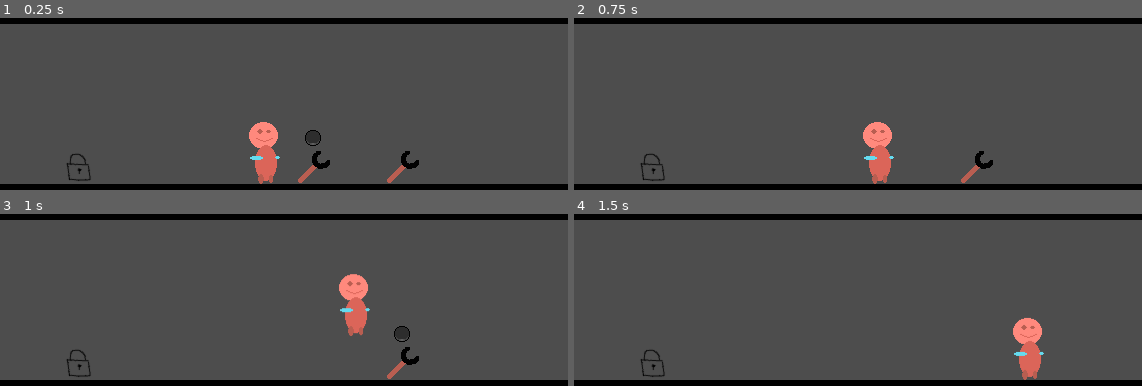
Above: before the commit, frames 1-4 (two rows, left to right).
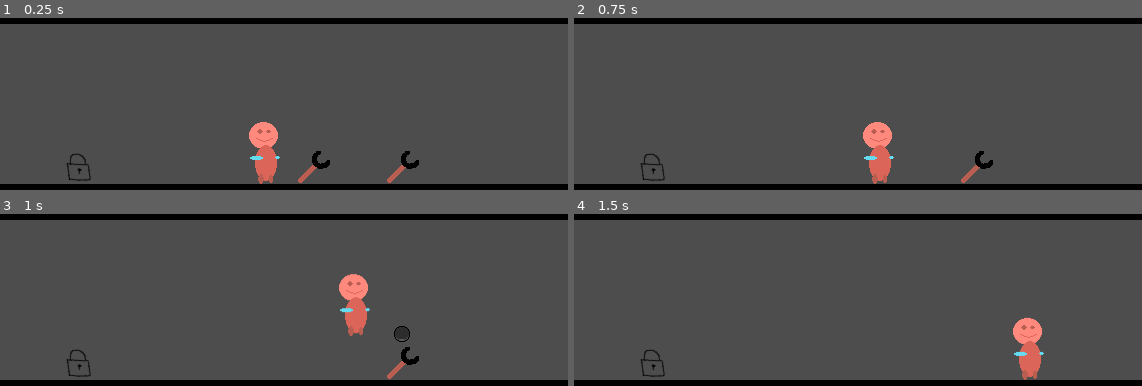
Above: after the commit, the same moments.

Repository: panorb/ludum-dare-58
Game: Godot game, scene res://game/game.tscn
The game is run twice, just before and just after one commit, with the same random seed, the same clock (stepped at 60 frames per second) and the same inputs.
Inputs:
- Up to frame 1 (0.25 s): no input
- Up to frame 2 (0.75 s): tap Enter at 0.5 s; hold Right (move_right) from 0.53 s (still down); tap W (interact) at 0.6 s
- Up to frame 3 (1 s): keep holding Right (move_right); tap Space (jump) at 0.77 s
- Up to frame 4 (1.5 s): keep holding Right (move_right); tap W (interact) at 1.35 s

The runs differ from the first frame. In frame 1, 0.2% of the frame differs, in the area x 53-57%, y 65-75%; in frame 2, nothing differs; in frame 3, nothing differs; in frame 4, nothing differs.

Commit message:
Cleanup for inventory functionality

Diff:
--- a/godot/game/inventory.gd
+++ b/godot/game/inventory.gd
@@ -8,15 +8,11 @@
 func add_item(item, count=1):
 	for i in range(count):
 		items.append(item)
-	print("added "+item)
 
 func remove_item(item, count=1):
 	for i in range(count):
 		items.erase(item)
-	print("removed "+item)
 
 func has_item(item, count=1):
-	print("asking for "+item)
 	var has_count = items.count(item)
-	print("have "+str(has_count))
 	return has_count >= count
--- a/godot/interactable/interactable.gd
+++ b/godot/interactable/interactable.gd
@@ -1,42 +1,52 @@
 class_name Interactable
 extends Area2D
 
-#func _ready() -> void:
-#	body_entered.connect(_on_player_entered)
-#	body_exited.connect(_on_player_exited)
-
 @export var active = true
 
+# activates interactable so that it becomes usable again
 func activate():
 	active = true
+	$CollisionShape2D.disabled = false
+
+# deactivates interactable, can no longer be used until re-activated
 func deactivate():
 	active = false
+	$CollisionShape2D.disabled = true
 	$ButtonPromptSprite.visible = false
 
-func can_detect():
-	print("default detect")
+# if true, show the button prompt
+func can_detect(): # overwrite in child scenes & scripts
 	return true
 
-func can_interact():
-	print("default interact")
+# if true, player can successfully interact
+func can_trigger(): # overwrite in child scenes & scripts
 	return true
 
+# what should happen when the player interacts
 func on_trigger(): # overwrite in child scenes & scripts
 	print("Trigger pressed, but behavior not overwritten!")
 
+# what should happen if the player tries to interact, but it doesn't work
+func on_trigger_failed(): # overwrite in child scenes & scripts
+	print("Cannot interact -> not triggered")
+
+# try to interact with the interactable
 func trigger():
-	if can_interact():
+	if can_trigger():
 		on_trigger()
+	else:
+		on_trigger_failed()
 
-func on_player_enter():
+# becomes targeted by player
+func player_enter():
 	if not active:
 		return
 	if not can_detect():
-		print("cannot detect")
 		return
 	$ButtonPromptSprite.visible = true
 
-func on_player_exit():
+# becomes no longer targeted by player
+func player_exit():
 	if not active:
 		return
 	$ButtonPromptSprite.visible = false
--- a/godot/interactable/lock_wrench.gd
+++ b/godot/interactable/lock_wrench.gd
@@ -7,16 +7,16 @@
 		return false
 	return %Inventory.has_item("wrench")
 
-func can_interact():
+func can_trigger():
 	if open:
 		return false
-	print("Im a lock and I want a wrench!")
 	return %Inventory.has_item("wrench")
 
 func on_trigger():
-	if not can_interact():
-		return
 	%Inventory.remove_item("wrench")
 	print("lock open")
 	open = true
 	deactivate()
+
+func on_trigger_failed():
+	print("Ya need a wrench!")
--- a/godot/player/player.gd
+++ b/godot/player/player.gd
@@ -35,7 +35,7 @@
 	move_and_slide()
 
 	# Interactables
-	if interactables_in_reach.size() > 0:
+	if interactables_in_reach.size() > 0 and velocity != Vector2.ZERO:
 		var closest = interactables_in_reach[0]
 		if interactables_in_reach.size() > 1:
 			var closest_dist = position.distance_squared_to(closest.position)
@@ -46,12 +46,12 @@
 					closest_dist = dist
 		if closest != closest_interactable:
 			if closest_interactable != null:
-				closest_interactable.on_player_exit()
+				closest_interactable.player_exit()
 			closest_interactable = closest
-			closest_interactable.on_player_enter()
-	else:
+			closest_interactable.player_enter()
+	elif interactables_in_reach.size() == 0:
 		if closest_interactable != null:
-			closest_interactable.on_player_exit()
+			closest_interactable.player_exit()
 			closest_interactable = null
 	if Input.is_action_just_pressed("interact") and closest_interactable != null:
 		closest_interactable.trigger()
